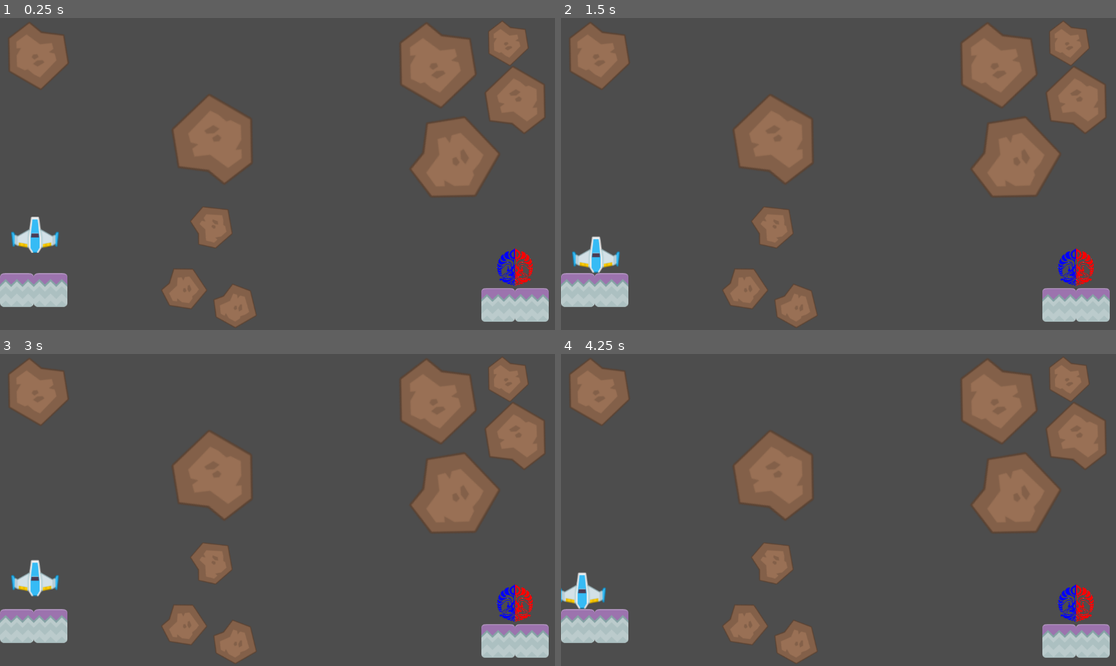
Above: before the commit, frames 1-4 (two rows, left to right).
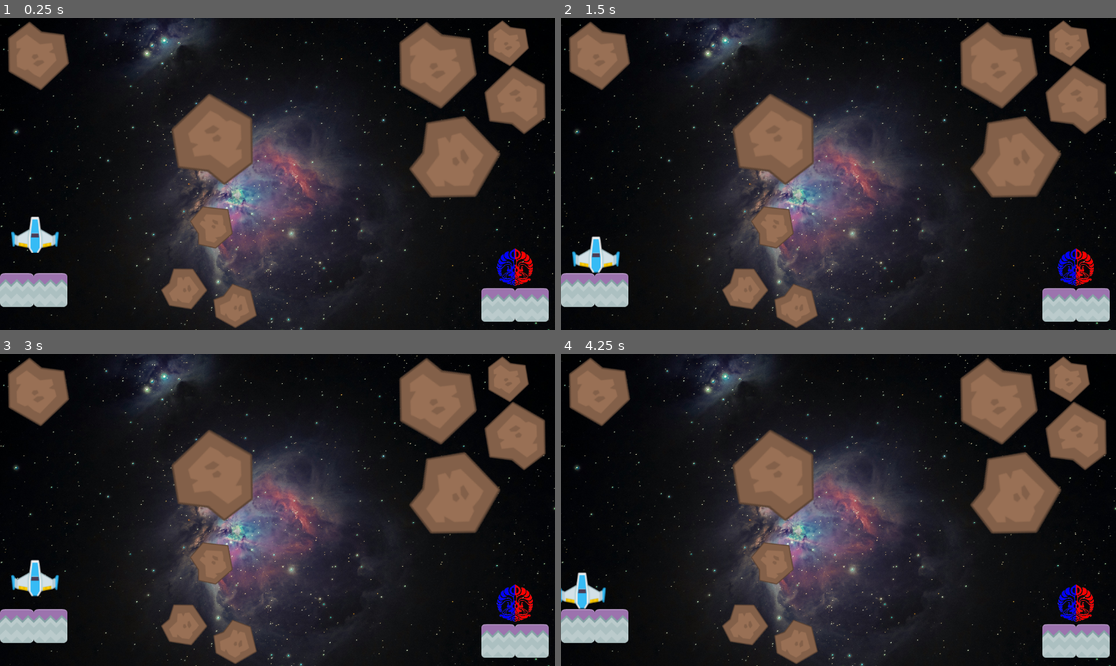
Above: after the commit, the same moments.

Repository: ebiyo/GameDev-tutorial-2
Game: Godot game, scene res://scenes/MainLevel.tscn
Two runs of this game, one before a commit and one after it. Both use one fixed random seed, a clock stepped at 60 frames per second and the inputs below.
Inputs:
- Up to frame 1 (0.25 s): no input
- Up to frame 2 (1.5 s): hold Right (move_right) 0.53-1.28 s; tap Enter at 1.25 s; hold Down (move_down) from 1.28 s (still down)
- Up to frame 3 (3 s): tap Space at 2 s; release Down (move_down) at 2.03 s; hold Right (move_right) 2.03-2.78 s; tap Enter at 2.75 s; hold Up (move_up) from 2.78 s (still down)
- Up to frame 4 (4.25 s): release Up (move_up) at 3.53 s; hold Left (move_left) from 3.53 s (still down)

The runs differ from the first frame. In frame 1, 77% of the frame differs, in the area x 0-100%, y 0-100%; in frame 2, 77%; in frame 3, 77%; in frame 4, 77%.

Commit message:
Added background and fixed meteor not resetting on GreenShip

Diff:
--- a/scenes/MainLevel.tscn
+++ b/scenes/MainLevel.tscn
@@ -1,6 +1,7 @@
 [gd_scene format=3 uid="uid://cdoksexcakmop"]
 
 [ext_resource type="PackedScene" uid="uid://y5a4e3ajuy2r" path="res://scenes/StonePlatform.tscn" id="1"]
+[ext_resource type="Texture2D" uid="uid://b66kc7sdsqvhg" path="res://assets/space_bg_3.jpg" id="1_wcvik"]
 [ext_resource type="PackedScene" uid="uid://datfp8kxjrjg" path="res://scenes/BlueShip.tscn" id="2"]
 [ext_resource type="Script" uid="uid://bsuv2svmaqypq" path="res://scenes/PlatformBlue.gd" id="3"]
 [ext_resource type="Script" uid="uid://x2rdmjyr1ttw" path="res://scenes/ObjectiveArea.gd" id="4"]
@@ -25,6 +26,11 @@
 size = Vector2(1173.5, 20)
 
 [node name="MainLevel" type="Node" unique_id=832108525]
+
+[node name="Background" type="Sprite2D" parent="." unique_id=702764950]
+position = Vector2(586, 326)
+scale = Vector2(0.3, 0.3)
+texture = ExtResource("1_wcvik")
 
 [node name="PlatformBlue" type="Node2D" parent="." unique_id=1028510209]
 position = Vector2(35, 565)
--- a/scenes/SecondLevel.tscn
+++ b/scenes/SecondLevel.tscn
@@ -1,6 +1,7 @@
 [gd_scene format=3 uid="uid://ml0md1hol1cm"]
 
 [ext_resource type="Script" uid="uid://bsuv2svmaqypq" path="res://scenes/PlatformBlue.gd" id="1_crcml"]
+[ext_resource type="Texture2D" uid="uid://ci3pvctr3wj0h" path="res://assets/space_background.jpg" id="1_mlhxy"]
 [ext_resource type="PackedScene" uid="uid://y5a4e3ajuy2r" path="res://scenes/StonePlatform.tscn" id="2_jll4c"]
 [ext_resource type="PackedScene" uid="uid://datfp8kxjrjg" path="res://scenes/BlueShip.tscn" id="3_42n16"]
 [ext_resource type="Texture2D" uid="uid://cbwgix0inp3tk" path="res://assets/snow.png" id="3_mlhxy"]
@@ -26,33 +27,38 @@
 [sub_resource type="RectangleShape2D" id="RectangleShape2D_4t260"]
 size = Vector2(1173.5, 20)
 
-[node name="MainLevel" type="Node" unique_id=832108525]
+[node name="SecondLevel" type="Node" unique_id=832108525]
 
-[node name="PlatformBlue" type="Node2D" parent="." unique_id=1028510209]
+[node name="Background" type="Sprite2D" parent="." unique_id=658239062]
+position = Vector2(586, 326)
+scale = Vector2(0.3, 0.3)
+texture = ExtResource("1_mlhxy")
+
+[node name="PlatformSnow" type="Node2D" parent="." unique_id=1028510209]
 position = Vector2(35, 565)
 script = ExtResource("1_crcml")
 
-[node name="SnowPlatform3" parent="PlatformBlue" unique_id=1127170183 instance=ExtResource("2_jll4c")]
+[node name="SnowPlatform3" parent="PlatformSnow" unique_id=1127170183 instance=ExtResource("2_jll4c")]
 
-[node name="Sprite2D" parent="PlatformBlue/SnowPlatform3" index="0" unique_id=324092146]
+[node name="Sprite2D" parent="PlatformSnow/SnowPlatform3" index="0" unique_id=324092146]
 texture = ExtResource("3_mlhxy")
 
-[node name="SnowPlatform4" parent="PlatformBlue" unique_id=266156621 instance=ExtResource("2_jll4c")]
+[node name="SnowPlatform4" parent="PlatformSnow" unique_id=266156621 instance=ExtResource("2_jll4c")]
 position = Vector2(70, 0)
 
-[node name="Sprite2D" parent="PlatformBlue/SnowPlatform4" index="0" unique_id=324092146]
+[node name="Sprite2D" parent="PlatformSnow/SnowPlatform4" index="0" unique_id=324092146]
 texture = ExtResource("3_mlhxy")
 
-[node name="SnowPlatform" parent="PlatformBlue" unique_id=964098601 instance=ExtResource("2_jll4c")]
+[node name="SnowPlatform" parent="PlatformSnow" unique_id=964098601 instance=ExtResource("2_jll4c")]
 position = Vector2(560, -241)
 
-[node name="Sprite2D" parent="PlatformBlue/SnowPlatform" index="0" unique_id=324092146]
+[node name="Sprite2D" parent="PlatformSnow/SnowPlatform" index="0" unique_id=324092146]
 texture = ExtResource("3_mlhxy")
 
-[node name="SnowPlatform2" parent="PlatformBlue" unique_id=1594265889 instance=ExtResource("2_jll4c")]
+[node name="SnowPlatform2" parent="PlatformSnow" unique_id=1594265889 instance=ExtResource("2_jll4c")]
 position = Vector2(630, -241)
 
-[node name="Sprite2D" parent="PlatformBlue/SnowPlatform2" index="0" unique_id=324092146]
+[node name="Sprite2D" parent="PlatformSnow/SnowPlatform2" index="0" unique_id=324092146]
 texture = ExtResource("3_mlhxy")
 
 [node name="GreenShip" parent="." unique_id=150247224 instance=ExtResource("3_42n16")]
@@ -178,8 +184,9 @@
 [connection signal="pressed" from="CanvasLayer/RestartButton" to="ObjectiveArea" method="_on_restart_button_pressed"]
 [connection signal="pressed" from="CanvasLayer/NextButton" to="ObjectiveArea" method="_on_next_button_pressed"]
 
-[editable path="PlatformBlue/SnowPlatform3"]
-[editable path="PlatformBlue/SnowPlatform4"]
-[editable path="PlatformBlue/SnowPlatform"]
-[editable path="PlatformBlue/SnowPlatform2"]
+[editable path="PlatformSnow/SnowPlatform3"]
+[editable path="PlatformSnow/SnowPlatform4"]
+[editable path="PlatformSnow/SnowPlatform"]
+[editable path="PlatformSnow/SnowPlatform2"]
 [editable path="GreenShip"]
+[editable path="Meteors/Meteor2"]
--- a/scenes/meteor.gd
+++ b/scenes/meteor.gd
@@ -9,5 +9,5 @@
 	pass
 
 func _on_body_entered(body):
-	if body.name == "BlueShip":
+	if body.name == "BlueShip" || body.name == "GreenShip":
 		get_tree().reload_current_scene()
Binary file added: assets/space_background.jpg
Not shown, added: assets/space_background.jpg.import
Binary file added: assets/space_bg_2.jpg
Not shown, added: assets/space_bg_2.jpg.import
Binary file added: assets/space_bg_3.jpg
Not shown, added: assets/space_bg_3.jpg.import
